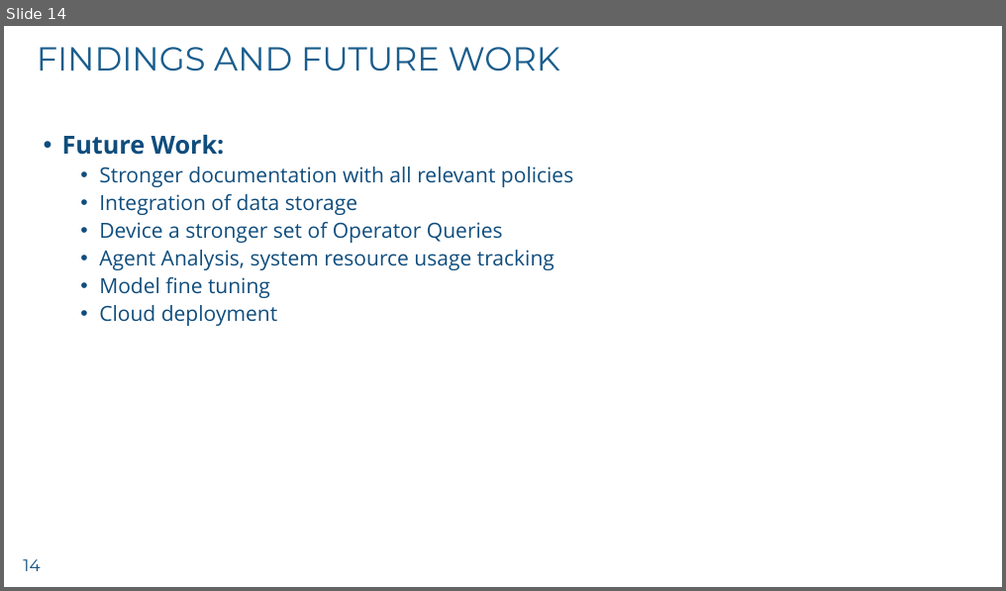
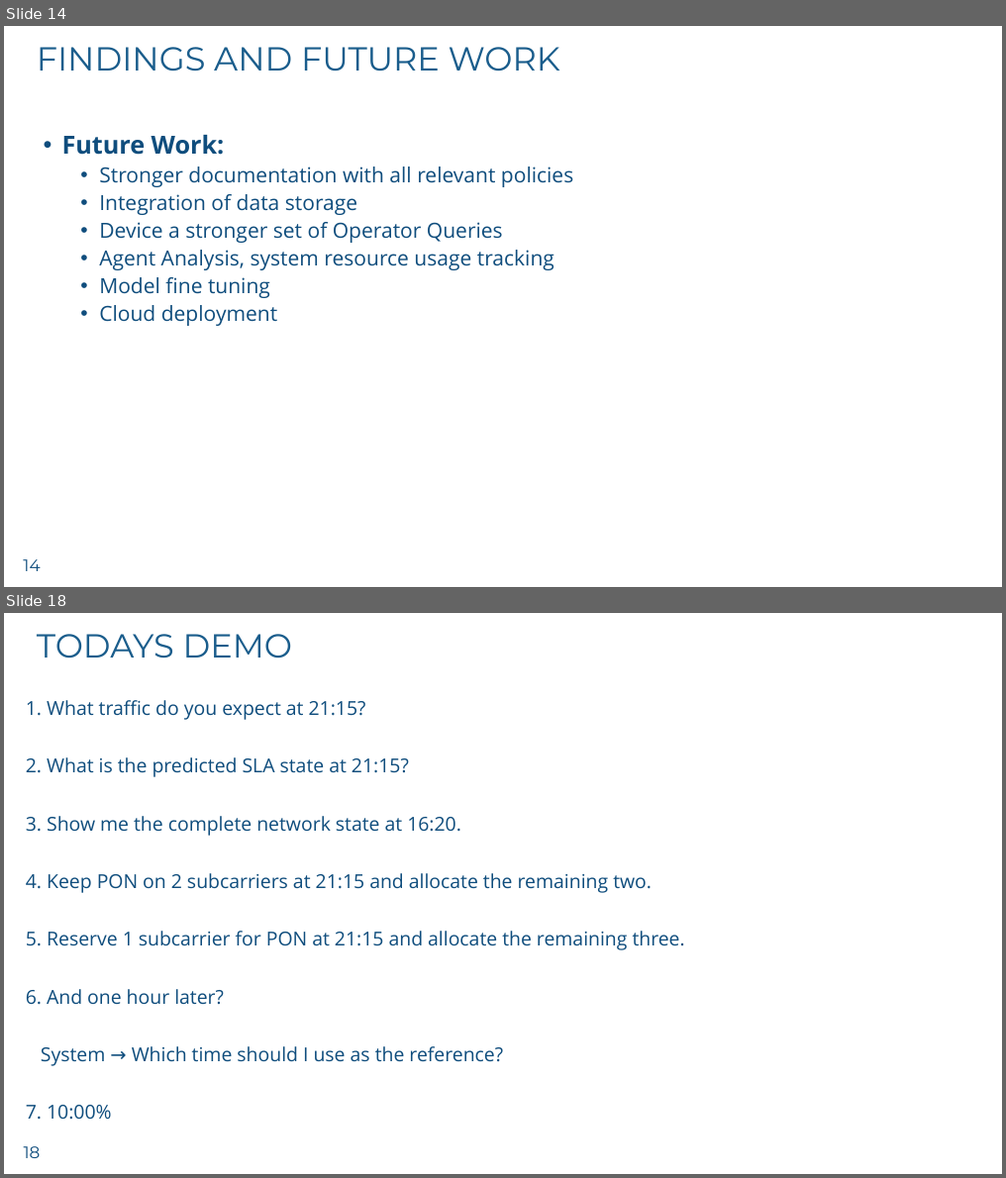
Before and after one commit to imranchy/nof-26-multi-agentic-demo, a slide deck: Imran_NoF_26.pptx. Shown one above the other, each under a label of ours: slide 14 before the commit, slides 14 and 18 after it; the slides between them are not shown. The pictures are 1006x591 and 1006x1178 pixels, drawn with LibreOffice and Linux fonts; fonts in the diff are those of the drawing; background and template pictures are left out. Boxes give left, top, right and bottom in pixels: in the first picture for what was removed or moved away, otherwise in the second. Text is boxed around its words. In the diff, an @@ line names an element or a change of style, - is before the commit and + after.

```diff
--- a/Imran_NoF_26.pptx
+++ b/Imran_NoF_26.pptx
@@ slide 18 added at <box>4,613,1002,1174</box>, background #FFFFFF; not listed: 1 template element that a slide beside it also shows @@
@@ title added at <box>37,634,293,659</box>, 32 pt, text #1A5D8C @@
+TODAYS DEMO
@@ text added at <box>26,700,685,1120</box>, 18.5 pt, text #0F4D7D @@
+1. What traffic do you expect at 21:15?
+2. What is the predicted SLA state at 21:15?
+3. Show me the complete network state at 16:20.
+4. Keep PON on 2 subcarriers at 21:15 and allocate the remaining two.
+5. Reserve 1 subcarrier for PON at 21:15 and allocate the remaining three.
+6. And one hour later?
+System → Which time should I use as the reference?
+7. 10:00%
```
Also in this commit, not shown: 3 other slides added, 1 other file.
